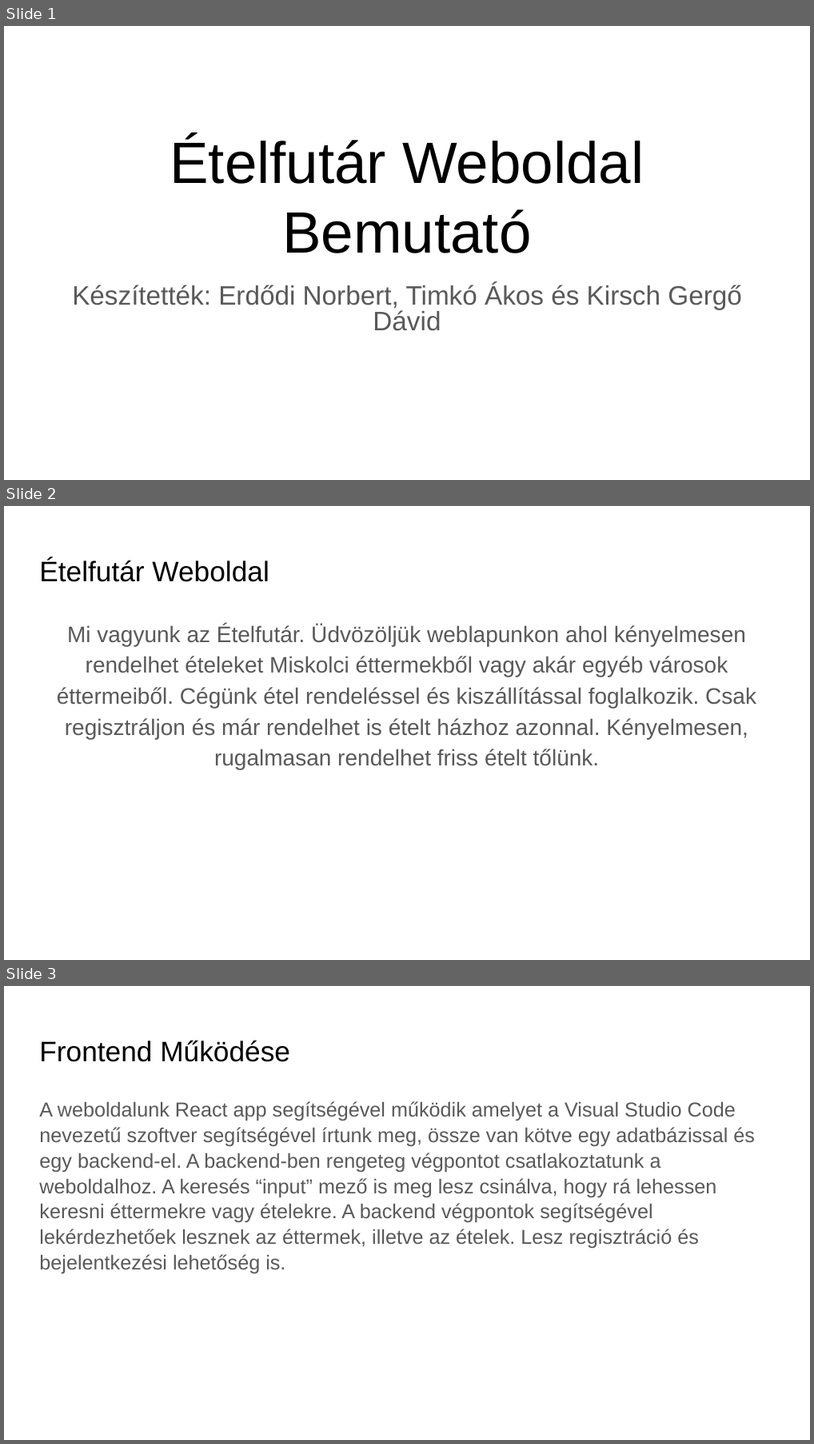
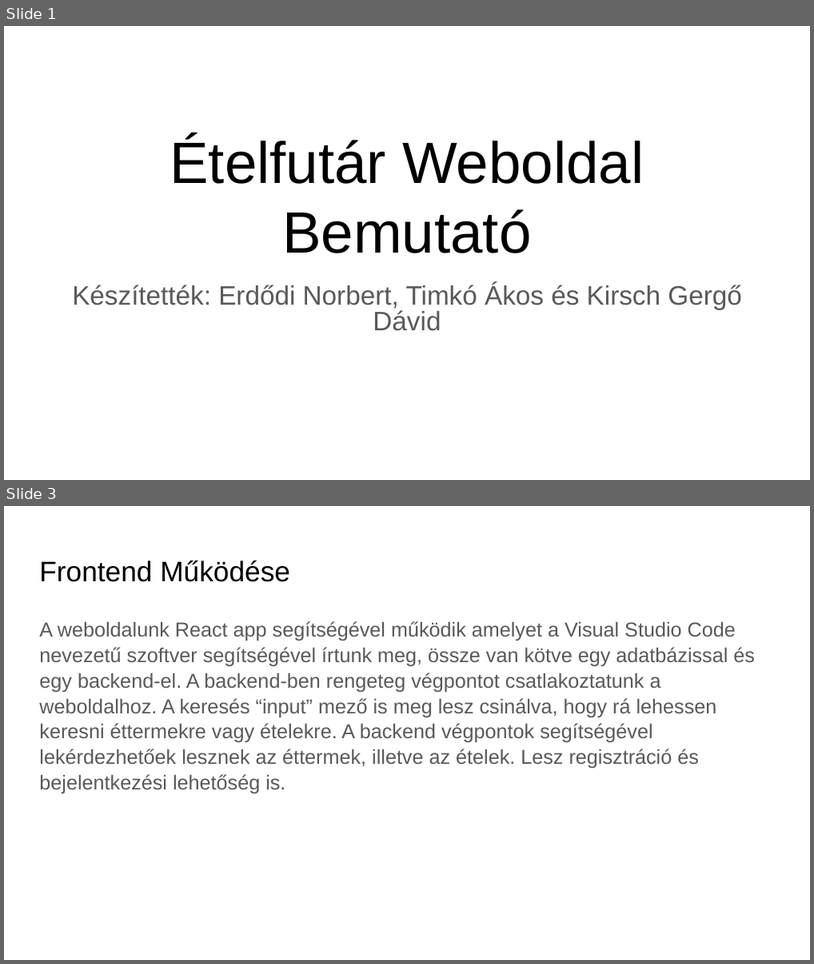
Before and after one commit to kirschg/Etelfutar, a slide deck: etelfutar_ppt_uj.pptx. Shown one above the other, each under a label of ours: slides 1, 2 and 3 before the commit, slides 1 and 3 after it; the slides between them are not shown. The pictures are 814x1444 and 814x964 pixels, drawn with LibreOffice and Linux fonts; fonts in the diff are those of the drawing; background and template pictures are left out. Boxes give left, top, right and bottom in pixels: in the first picture for what was removed or moved away, otherwise in the second. Text is boxed around its words. In the diff, an @@ line names an element or a change of style, - is before the commit and + after.

Commit message:
Power Point Prezentáció frissítve

```diff
--- a/etelfutar_ppt_uj.pptx
+++ b/etelfutar_ppt_uj.pptx
@@ slide 2 removed at (4, 506, 810, 960), background picture (left out) @@
@@ title removed at (39, 558, 269, 582) @@
-Ételfutár Weboldal
@@ text removed at (57, 624, 757, 769) @@
-Mi vagyunk az Ételfutár. Üdvözöljük weblapunkon ahol kényelmesen rendelhet ételeket Miskolci éttermekből vagy akár egyéb városok éttermeiből. Cégünk étel rendeléssel és kiszállítással foglalkozik. Csak regisztráljon és már rendelhet is ételt házhoz azonnal. Kényelmesen, rugalmasan rendelhet friss ételt tőlünk.
```
Also in this commit, not shown: 2 slides changed, 3 slides added.
